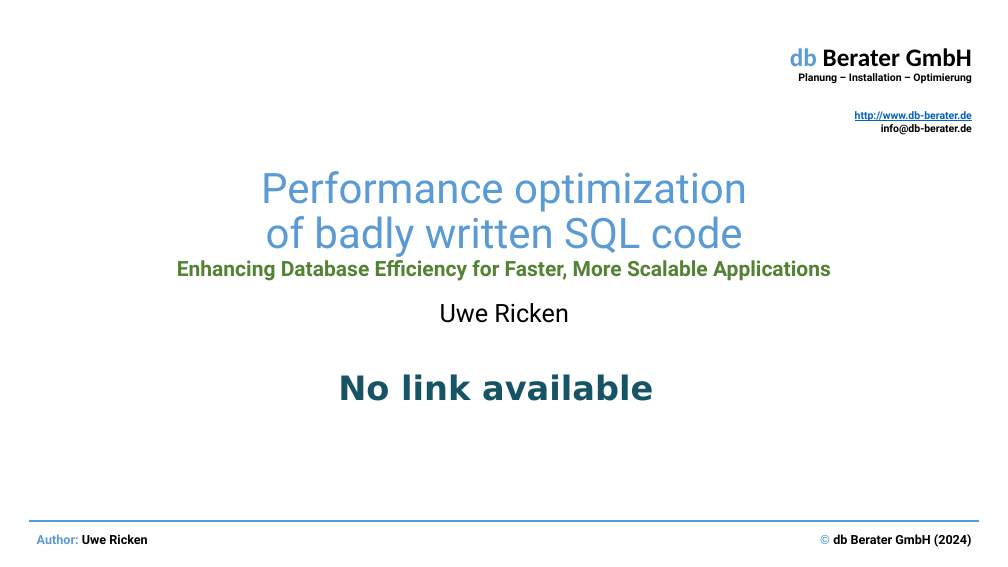
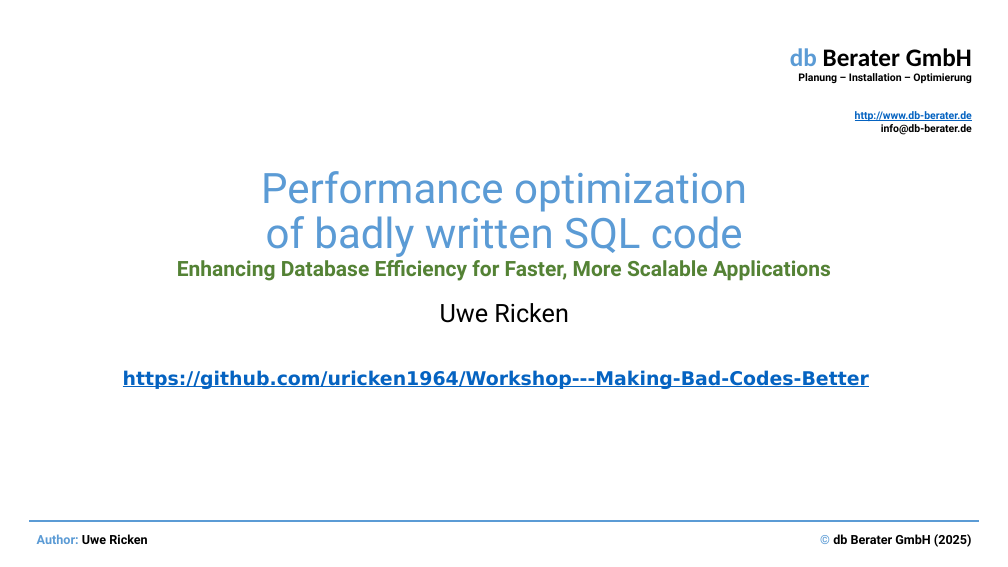
Before and after one commit to uricken1964/Workshop---Making-Bad-Codes-Better, a slide deck: slide 1 of Preparation and Documents/Performance optimization by identifying and correcting bad SQL code.pptx. Drawn at 1008x567 pixels with LibreOffice and Linux fonts; fonts in the diff are those of the drawing. Boxes give left, top, right and bottom in pixels: in the first picture for what was removed or moved away, otherwise in the second. Text is boxed around its words. In the diff, an @@ line names an element or a change of style, - is before the commit and + after.

```diff
--- a/Preparation and Documents/Performance optimization by identifying and correcting bad SQL code.pptx
+++ b/Preparation and Documents/Performance optimization by identifying and correcting bad SQL code.pptx
@@ text at (x1=123, y1=370, x2=869, y2=389): text changed; size 32 to 18 pt; text colour #165364 to #0563C1 @@
-No link available
+https://github.com/uricken1964/Workshop---Making-Bad-Codes-Better
@@ text at (x1=833, y1=534, x2=972, y2=547): text changed @@
-© db Berater GmbH (2024)
+© db Berater GmbH (2025)
```
Also in this commit, not shown: 18 other slides changed, 2 slides added, 1 slide removed, 18 other files.
